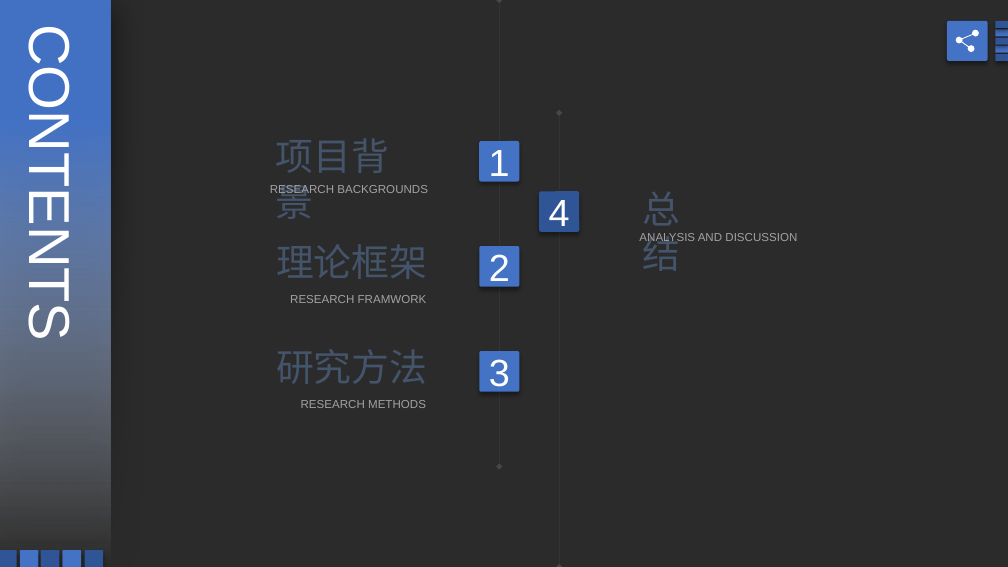
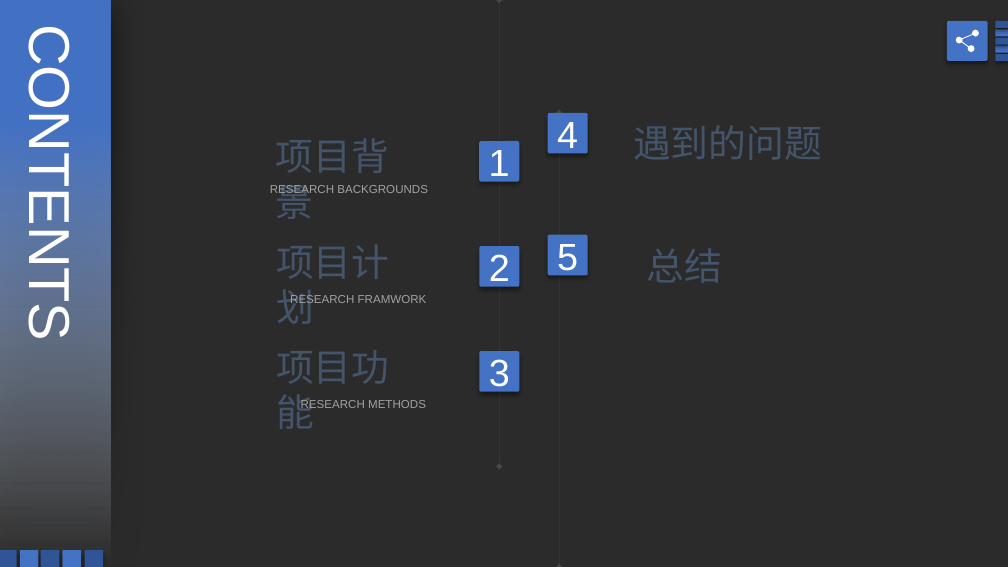
Before and after one commit to liujianhang1314/youGou, a slide deck: slide 2 of 刘建行.pptx. Drawn at 1008x567 pixels with LibreOffice and Linux fonts; fonts in the diff are those of the drawing; background and template pictures are left out; a plain dark background stands for a picture behind light text. Boxes give left, top, right and bottom in pixels: in the first picture for what was removed or moved away, otherwise in the second. Text is boxed around its words. In the diff, an @@ line names an element or a change of style, - is before the commit and + after.

```diff
--- a/刘建行.pptx
+++ b/刘建行.pptx
@@ rounded rectangle "4": place and size @@
-rounded rectangle "4" at <box>539,191,579,232</box>
+rounded rectangle "4" at <box>547,113,588,154</box>
@@ rounded rectangle "4" at <box>547,113,588,154</box>: fill #2F5597 to #4472C4 @@
@@ text added at <box>633,125,822,160</box>, 36 pt, text #44546A @@
+遇到的问题
@@ rounded rectangle added at <box>547,235,588,276</box>, fill #4472C4, 36 pt, text #FFFFFF @@
+5
@@ text removed at <box>639,233,797,244</box> @@
-ANALYSIS AND DISCUSSION
@@ text "总结" rewrapped from <box>642,192,680,271</box> to <box>647,248,723,283</box> @@
@@ text at <box>276,245,389,324</box>: text changed @@
-理论框架
+项目计划
@@ text at <box>276,350,389,429</box>: text changed @@
-研究方法
+项目功能
```
Also in this commit, not shown: 6 other slides changed, 5 slides added, 2 slides removed, 19 other files.
